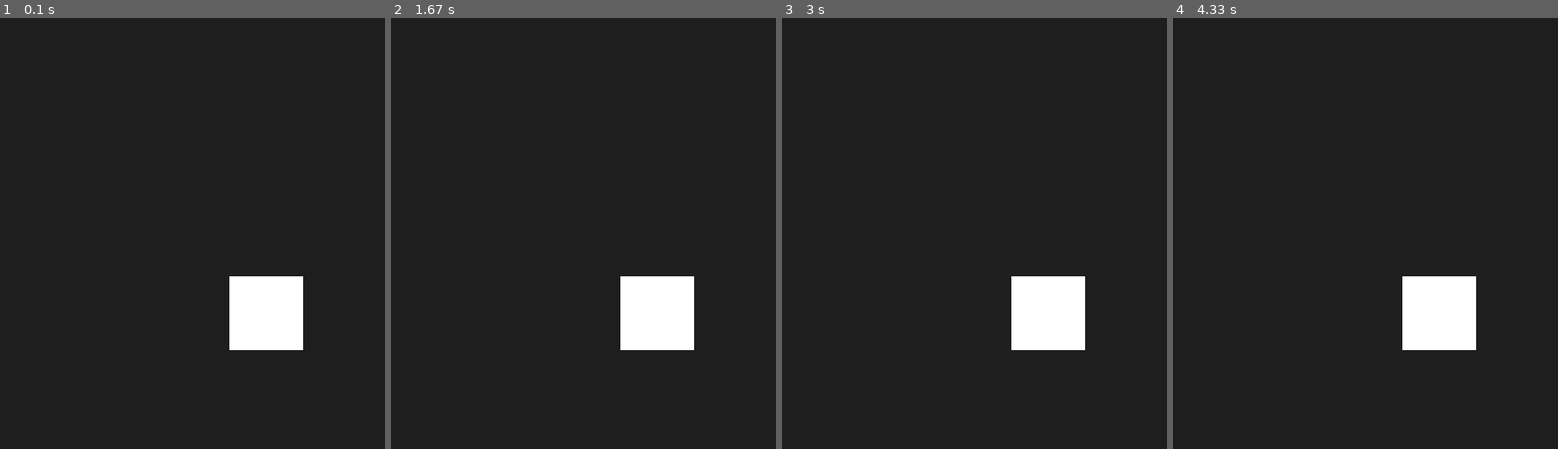
Above: before the commit, frames 1-4 (left to right).
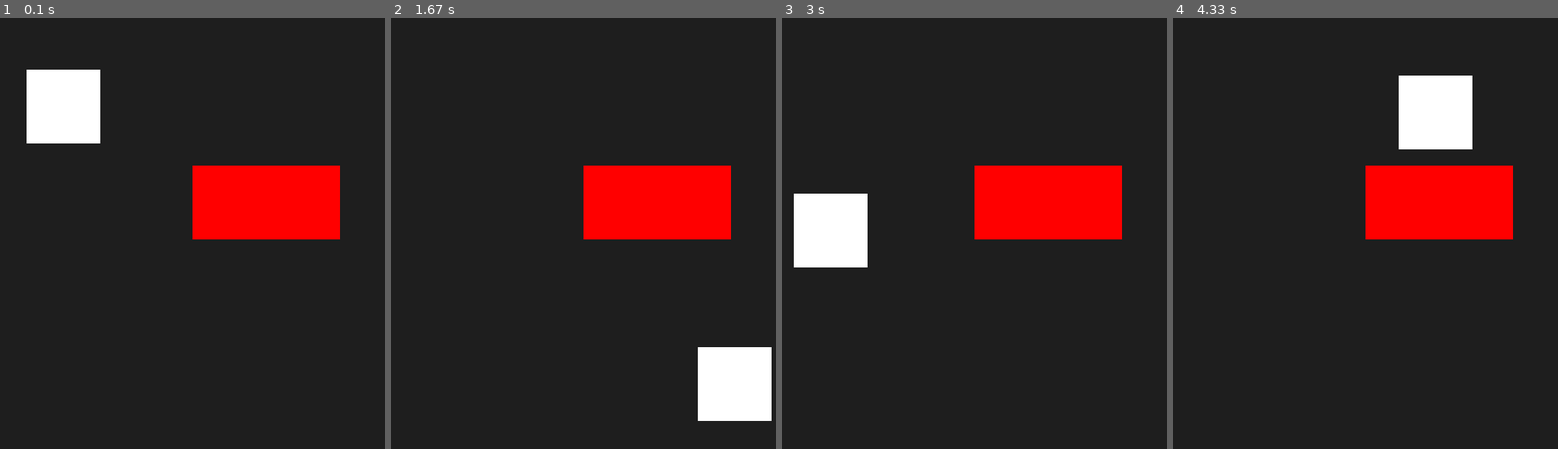
Above: after the commit, the same moments.

Repository: bnares/PygamecolisionBetweenElements
Game: pygame game, started from colision.py
Two runs of this game, one before a commit and one after it. Both use one fixed random seed, a clock stepped at 60 frames per second and the inputs below.
Inputs:
- Up to frame 1 (0.1 s): no input
- Up to frame 2 (1.67 s): no input
- Up to frame 3 (3 s): no input
- Up to frame 4 (4.33 s): no input

The runs differ from the first frame. In frame 1, 13% of the frame differs, in the area x 6-89%, y 11-78%; in frame 2, 13%; in frame 3, 13%; in frame 4, 13%.

Commit message:
basic collison

Diff:
--- a/colision.py
+++ b/colision.py
@@ -10,10 +10,36 @@
 height = 600
 screen = pygame.display.set_mode((width, height))
 
-moving_rect = pygame.Rect(350,350,100,100)
+moving_rect = pygame.Rect(50,50,100,100)
 x_speed, y_speed = 5,4
 
 other_rect = pygame.Rect(300,200, 200,100)
+
+
+def bouncing_rect():
+    global  x_speed, y_speed
+    pygame.draw.rect(screen, (255, 255, 255), moving_rect)
+    pygame.draw.rect(screen, (255, 0, 0), other_rect)
+
+    moving_rect.x += x_speed
+    moving_rect.y += y_speed
+
+    #basic checking collision
+    if moving_rect.colliderect(other_rect):
+        print("collision")
+
+    if moving_rect.right >= width or moving_rect.left<=0:
+        x_speed*=-1
+
+    if moving_rect.bottom >= height or moving_rect.top<=0:
+        y_speed *=-1
+
+    return [moving_rect.x, moving_rect.y, x_speed, y_speed]
+
+
+
+
+
 
 
 while True:
@@ -26,6 +52,6 @@
 
 
     screen.fill((30, 30, 30))
-    pygame.draw.rect(screen, (255, 255, 255), moving_rect)
+    bouncing_rect()
     pygame.display.update()
     clock.tick(60)
